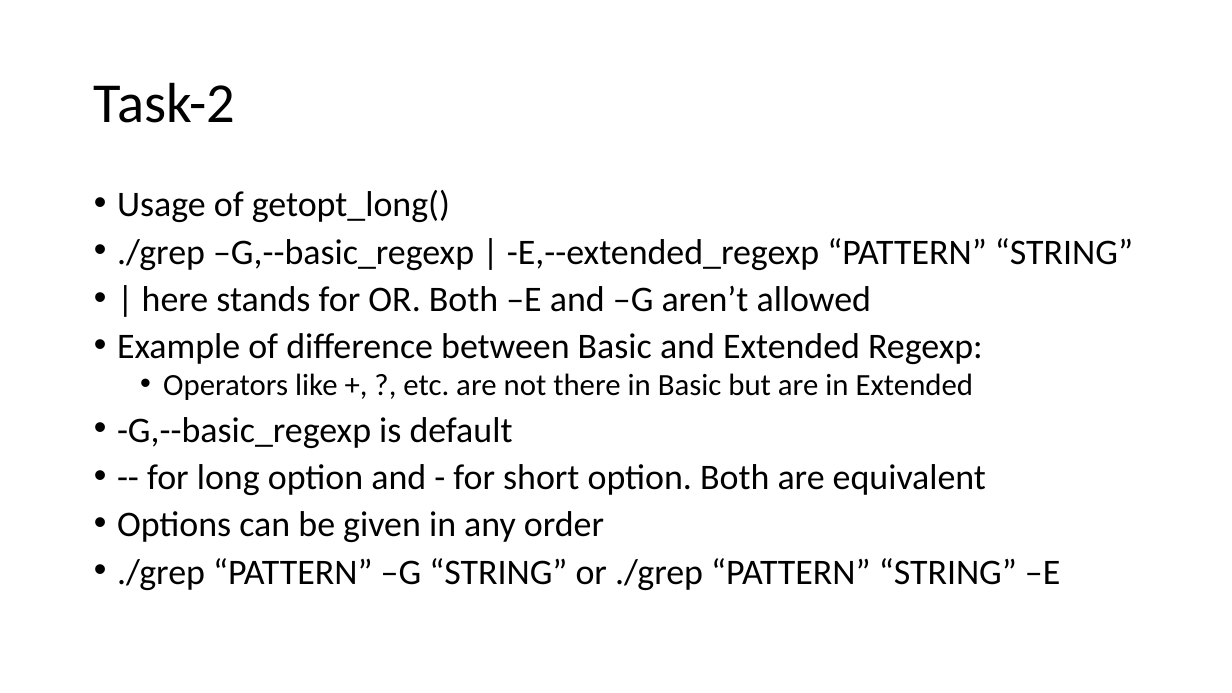
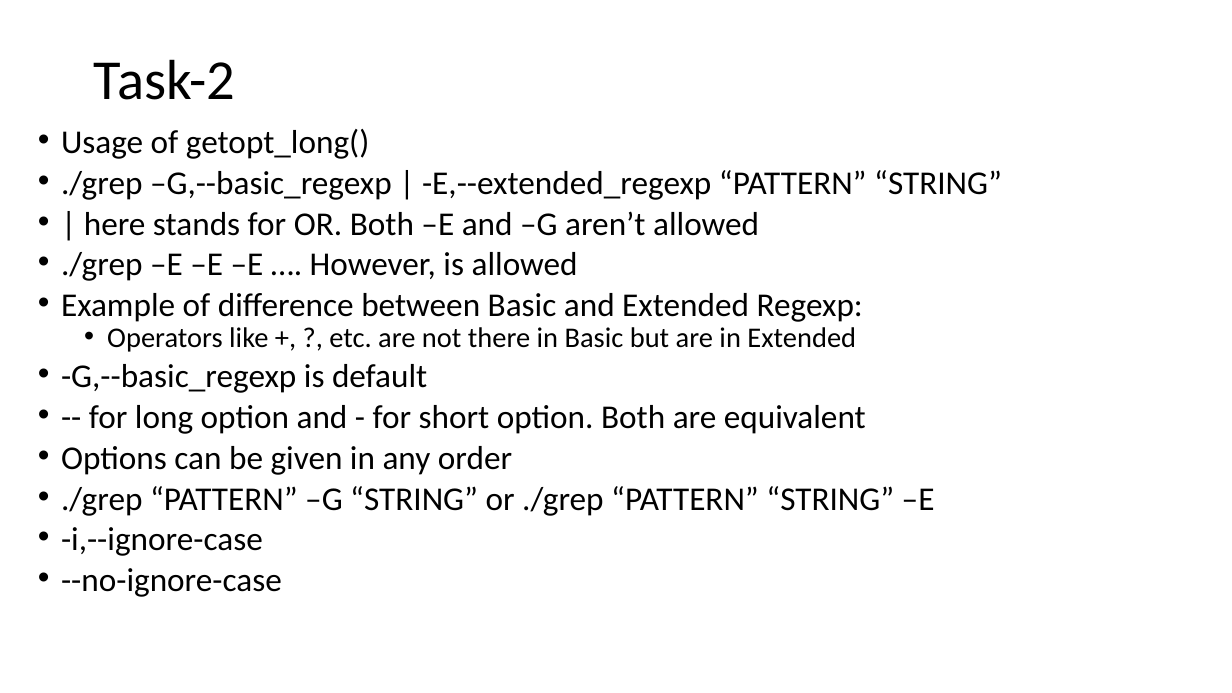
Before and after one commit to vishwesh-pujari/grep, a slide deck: slide 5 of grep.pptx. Drawn at 1232x693 pixels with LibreOffice and Linux fonts; fonts in the diff are those of the drawing. Boxes give left, top, right and bottom in pixels: in the first picture for what was removed or moved away, otherwise in the second. Text is boxed around its words. In the diff, an @@ line names an element or a change of style, - is before the commit and + after.

```diff
--- a/grep.pptx
+++ b/grep.pptx
@@ title "Task-2": place and size @@
-title "Task-2" at (94,82,236,123)
+title "Task-2" at (94,59,236,100)
@@ text "Usage of getopt_long()": place and size @@
-text "Usage of getopt_long()" at (117,190,1133,590)
+text "Usage of getopt_long()" at (61,129,1002,597)
@@ text at (61,129,1002,516): size 28 to 25.9 pt in "Usage of getopt_long()", "./grep –G,--basic_regexp | -E,--extended_regexp “PATTERN” “S ...", "| here stands for OR. Both –E ...", "Example of difference between Basic and Extended ..." and 4 more places; size 24 to 22.2 pt in "Operators like +, ?, etc. are not ..."; line spacing 0.8 to 0.7 @@
@@ text at (61,252,578,281): paragraph added @@
+• ./grep –E –E –E …. However, is allowed
@@ text at (61,527,282,597): paragraphs added @@
+• -i,--ignore-case
+• --no-ignore-case
```
Also in this commit, not shown: 4 other files.
